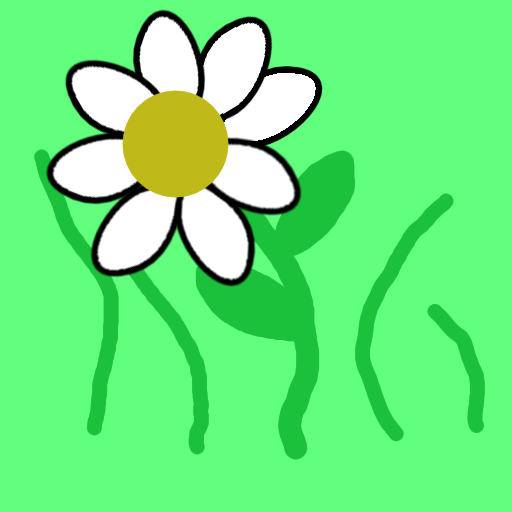
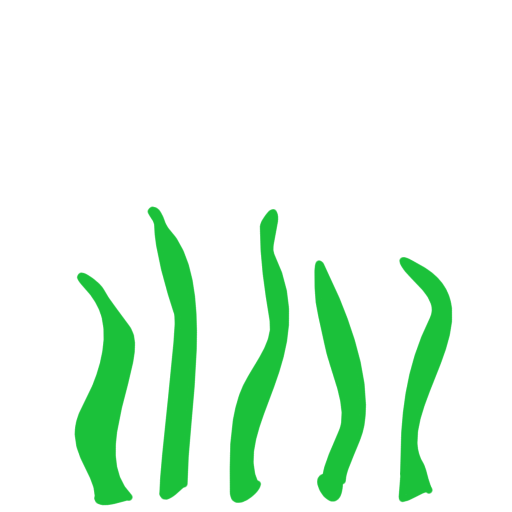
Revision of a layered w=512, h=512 image; what changed, layer by layer:
removed layer "Capa de pintura 1 Fusionada" over [0, 0, 512, 512]
added layer "Capa de pintura 1" above "Base" over [0, 128, 512, 512]
